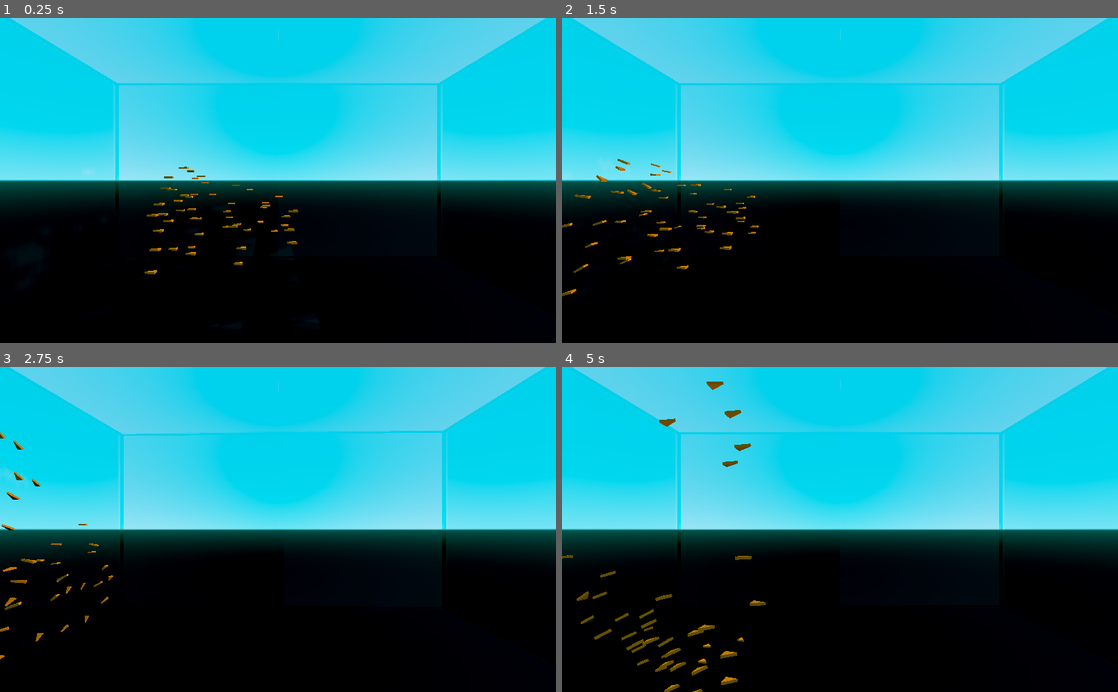
Above: before the commit, frames 1-4 (two rows, left to right).
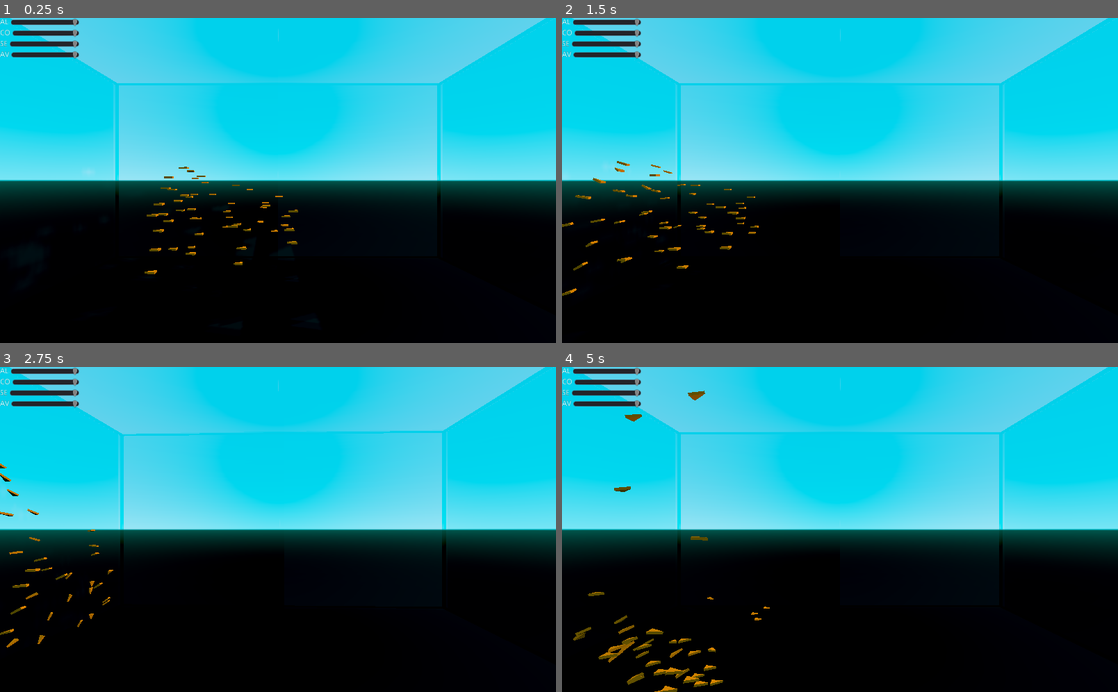
Above: after the commit, the same moments.

Repository: douwest/boids
Game: Godot game, scene res://World/World.tscn
The game is run twice, just before and just after one commit, with the same random seed, the same clock (stepped at 60 frames per second) and the same inputs.
Inputs:
- Up to frame 1 (0.25 s): no input
- Up to frame 2 (1.5 s): hold Right (ui_right) 0.53-1.28 s; hold Left (ui_left) from 1.28 s (still down)
- Up to frame 3 (2.75 s): release Left (ui_left) at 2.03 s; hold Right (ui_right) from 2.03 s (still down)
- Up to frame 4 (5 s): release Right (ui_right) at 3.53 s; hold Left (ui_left) from 3.53 s (still down)

The runs differ from the first frame. In frame 1, 0.9% of the frame differs, in the area x 0-53%, y 0-74%; in frame 2, 1.4%; in frame 3, 1.9%; in frame 4, 3.0%, in the area x 0-38%, y 0-100%.

Commit message:
added sliders for controlling boids

Diff:
--- a/Boids/Boid.gd
+++ b/Boids/Boid.gd
@@ -3,22 +3,16 @@
 
 var direction = Vector3.FORWARD
 var velocity = Vector3(-0.1,0,-1)
+var speed = 0
 
 onready var collisionRays = $CollisionRays
 onready var detectionZone = $DetectionZone
-onready var debug = $Debug
-onready var geom = $Debug/ImmediateGeometry
-onready var velocity_ray = make_ray(Vector3(0,0,0), 1, true)
 
-func _ready() -> void:
-	$Debug.add_child(velocity_ray)
-#	for n in BoidUtils.ray_directions.size():
-#		geom.begin(Mesh.PRIMITIVE_LINES)
-#		geom.add_vertex(collisionRays.transform.origin)
-#		geom.add_vertex(collisionRays.transform.origin + BoidUtils.ray_directions[n])
-#		geom.end()
+func _ready():
+	speed = (BoidProperties.min_speed + BoidProperties.max_speed) / 2
 
 func _physics_process(delta):
+	var space_state = get_world().direct_space_state
 	var acceleration = Vector3.ZERO
 	var nearby_boids = get_nearby_boids()
 
@@ -44,7 +38,7 @@
 	var cohesion_force = steer_towards(cohesion_direction) * BoidProperties.cohesion_weight
 	var alignment_force = steer_towards(alignment_direction) * BoidProperties.alignment_weight
 	var separation_force = steer_towards(separation_direction) * BoidProperties.separation_weight
-	var avoidance_force = steer_towards(avoidance(direction)) * BoidProperties.avoidance_weight
+	var avoidance_force = steer_towards(avoidance(direction, space_state)) * BoidProperties.avoidance_weight
 
 	acceleration += cohesion_force
 	acceleration += alignment_force
@@ -52,34 +46,28 @@
 	acceleration += avoidance_force
 
 	velocity += acceleration * delta
-	var speed = velocity.length()
+	var speed = velocity.length() # this is always between 0 and 1. This should be scaled\
 	direction = velocity.normalized()
 	speed = clamp(speed, BoidProperties.min_speed, BoidProperties.max_speed)
 	velocity = direction * speed
-	var turn_speed = clamp((direction * direction).length(), BoidProperties.min_turn_speed, BoidProperties.max_turn_speed)
-	velocity_ray.set_cast_to((global_transform.origin + direction) * 3)
+	move_and_collide(velocity * delta)
+	smooth_rotate(direction, 1)
 
-	"""
-	it experiences gimbal lock when it has been rotated and is pointing to the -z direction
-	"""
-	#print('avoid: ', avoidance_force, 'dir: ', direction, 'vel: ', velocity, 'turn: ', turn_speed)
-	move_and_collide(velocity * delta)
-	smooth_rotate(direction, turn_speed)
+func steer_towards(vector: Vector3) -> Vector3:
+	return vector.normalized() * BoidProperties.max_speed - velocity
 
 func smooth_rotate(dir: Vector3, turn_speed: float):
 	var target = transform.origin + dir
 	var current_basis = Quat(transform.basis)
-	var new_transform = transform.looking_at(target, Vector3.UP)
-	var new_basis = Quat(new_transform.basis)
-	var rotated_basis = current_basis.slerp(new_basis, turn_speed)
-	transform.basis = Basis(rotated_basis)
+	var rotated_transform = transform.looking_at(target, Vector3.UP)
+	var rotated_basis = Quat(rotated_transform.basis)
+	var interpolated_basis = current_basis.slerp(rotated_basis, turn_speed)
+	transform.basis = Basis(interpolated_basis)
 
-func avoidance(direction: Vector3) -> Vector3:
-	var space_state = get_world().direct_space_state
+func avoidance(direction: Vector3, space_state: PhysicsDirectSpaceState) -> Vector3:
 	var result = space_state.intersect_ray(transform.origin, transform.origin + direction * 2, [self])
 	if result:
-		#print('colliding!')
-		return get_average_unobstructed_direction()
+		return get_average_unobstructed_direction(space_state)
 	else:
 		return Vector3.ZERO
 
@@ -92,24 +80,10 @@
 			break
 	return result
 
-func steer_towards(vector: Vector3) -> Vector3:
-	return vector.normalized() * BoidProperties.max_speed - velocity
-
-func get_average_unobstructed_direction() -> Vector3:
+func get_average_unobstructed_direction(space_state: PhysicsDirectSpaceState) -> Vector3:
 	var avg := Vector3.ZERO
-	var space_state = get_world().direct_space_state
 	for dir in BoidUtils.ray_directions:
-		#print(dir)
 		var result = space_state.intersect_ray(transform.origin, transform.origin + dir, [self])
-		#print('intersect ray result: ', result)
 		if !result:
 			avg += dir
-	#print('avg: ', avg)
 	return avg
-
-#Create a ray, given a casting_position and flag it as enabled or disabled.
-func make_ray(casting_pos: Vector3, length: float, enabled: bool) -> RayCast:
-	var ray = RayCast.new()
-	ray.set_cast_to(casting_pos * length)
-	ray.set_enabled(enabled)
-	return ray
--- a/Boids/Boid.tscn
+++ b/Boids/Boid.tscn
@@ -13,7 +13,6 @@
 size = Vector3( 0.125, 0.2, 0.04 )
 
 [sub_resource type="SphereShape" id=4]
-radius = 1.23589
 
 [sub_resource type="CubeMesh" id=5]
 
--- a/Boids/BoidProperties.gd
+++ b/Boids/BoidProperties.gd
@@ -1,25 +1,13 @@
 extends Node
-
-export var min_speed: float = 2
-export var max_speed: float = 5
-
-export var min_turn_speed: float = 0.1
-export var max_turn_speed: float = .95
 
 export var num_collision_rays: int = 20
 
-export var turn_fraction: float = .5
-export var turn_speed: float = 1.0
-
-export var look_back: float = -0.5 #when to prune from z (sphere > cone raycast parameter)
+export var min_speed: float = 2
+export var max_speed: float = 4
+export var min_turn_speed: float = 0.15
+export var max_turn_speed: float = 2
 
 export var cohesion_weight: float = 1
 export var avoidance_weight: float = 1
 export var alignment_weight: float = 1
 export var separation_weight: float = 1
-
-var directions = []
-
-func _ready():
-	#Place logic for generating raysphere here
-	self.directions = []
--- a/Boids/BoidUtils.gd
+++ b/Boids/BoidUtils.gd
@@ -1,26 +1,15 @@
 extends Node
 
-var ray_directions: Array = []
+var ray_directions: Array = generate_collision_rays()
 
-func _ready():
-	generate_collision_rays()
-
-#Generate collision rays using golden ratio sunflower projection.
-#Then prune using dot product of cast position compared to transform basis of z-axis
-func generate_collision_rays_flat() -> void:
-	ray_directions.resize(BoidProperties.num_collision_rays)
+func generate_collision_rays() -> Array:
+	var result = []
+	result.resize(BoidProperties.num_collision_rays)
 	for n in BoidProperties.num_collision_rays:
-		var angle = n * 2 * PI /BoidProperties.num_collision_rays
-		ray_directions[n] = Vector3.FORWARD.rotated(Vector3(0, 1, 0), angle)
-
-#Generate collision rays using golden ratio sunflower projection.
-#Then prune using dot product of cast position compared to transform basis of z-axis
-func generate_collision_rays() -> void:
-	ray_directions.resize(BoidProperties.num_collision_rays)
-	for n in BoidProperties.num_collision_rays:
-		var phi: float = acos(1 - 2 * (n + BoidProperties.turn_fraction) / BoidProperties.num_collision_rays)
-		var theta: float = PI * (1 + pow(5, BoidProperties.turn_fraction)) * (n + BoidProperties.turn_fraction)
+		var phi: float = acos(1 - 2 * (n + 0.5) / BoidProperties.num_collision_rays)
+		var theta: float = PI * (1 + pow(5, 0.5)) * (n + 0.5)
 		var x = sin(phi) * cos(theta)
 		var y = sin(phi) * sin(theta)
 		var z = cos(phi)
-		ray_directions[n] = Vector3(x,y,z)
+		result[n] = Vector3(x,y,z)
+	return result
--- /dev/null
+++ b/World/Control.gd
@@ -0,0 +1,27 @@
+extends Control
+
+onready var alignment_slider = $VBoxContainer/Alignment/AlignmentSlider
+onready var cohesion_slider = $VBoxContainer/Cohesion/CohesionSlider
+onready var separation_slider = $VBoxContainer/Separation/SeparationSlider
+onready var avoidance_slider = $VBoxContainer/Avoidance/AvoidanceSlider
+
+func _ready():
+	alignment_slider.value = BoidProperties.alignment_weight
+	cohesion_slider.value = BoidProperties.cohesion_weight
+	separation_slider.value = BoidProperties.separation_weight
+	avoidance_slider.value = BoidProperties.avoidance_weight
+
+func _on_AlignmentSlider_value_changed(value):
+	BoidProperties.alignment_weight = value
+
+
+func _on_CohesionSlider_value_changed(value):
+	BoidProperties.cohesion_weight = value
+
+
+func _on_SeparationSlider_value_changed(value):
+	BoidProperties.separation_weight = value
+
+
+func _on_AvoidanceSlider_value_changed(value):
+	BoidProperties.avoidance_weight = value
--- a/World/World.tscn
+++ b/World/World.tscn
@@ -1,8 +1,9 @@
-[gd_scene load_steps=4 format=2]
+[gd_scene load_steps=5 format=2]
 
 [ext_resource path="res://Camera/PivotCamera.tscn" type="PackedScene" id=1]
 [ext_resource path="res://World/Statics/Cube.tscn" type="PackedScene" id=2]
 [ext_resource path="res://World/World.gd" type="Script" id=3]
+[ext_resource path="res://World/Control.gd" type="Script" id=4]
 
 [node name="World" type="Spatial"]
 script = ExtResource( 3 )
@@ -37,3 +38,113 @@
 }
 
 [node name="Pivot" parent="Cameras" instance=ExtResource( 1 )]
+
+[node name="Control" type="Control" parent="."]
+anchor_right = 1.0
+anchor_bottom = 1.0
+script = ExtResource( 4 )
+__meta__ = {
+"_edit_use_anchors_": false
+}
+
+[node name="VBoxContainer" type="VBoxContainer" parent="Control"]
+margin_right = 146.0
+margin_bottom = 76.0
+__meta__ = {
+"_edit_use_anchors_": false
+}
+
+[node name="Alignment" type="HBoxContainer" parent="Control/VBoxContainer"]
+margin_right = 146.0
+margin_bottom = 16.0
+
+[node name="AlignmentLabel" type="Label" parent="Control/VBoxContainer/Alignment"]
+margin_top = 1.0
+margin_right = 16.0
+margin_bottom = 15.0
+text = "AL"
+
+[node name="AlignmentSlider" type="HSlider" parent="Control/VBoxContainer/Alignment"]
+margin_left = 20.0
+margin_right = 146.0
+margin_bottom = 16.0
+size_flags_horizontal = 3
+max_value = 1.0
+step = 0.01
+value = 1.0
+__meta__ = {
+"_edit_use_anchors_": false
+}
+
+[node name="Cohesion" type="HBoxContainer" parent="Control/VBoxContainer"]
+margin_top = 20.0
+margin_right = 146.0
+margin_bottom = 36.0
+
+[node name="CohesionLabel" type="Label" parent="Control/VBoxContainer/Cohesion"]
+margin_top = 1.0
+margin_right = 19.0
+margin_bottom = 15.0
+text = "CO"
+
+[node name="CohesionSlider" type="HSlider" parent="Control/VBoxContainer/Cohesion"]
+margin_left = 23.0
+margin_right = 146.0
+margin_bottom = 16.0
+size_flags_horizontal = 3
+max_value = 1.0
+step = 0.01
+value = 1.0
+__meta__ = {
+"_edit_use_anchors_": false
+}
+
+[node name="Separation" type="HBoxContainer" parent="Control/VBoxContainer"]
+margin_top = 40.0
+margin_right = 146.0
+margin_bottom = 56.0
+
+[node name="SeparationLabel" type="Label" parent="Control/VBoxContainer/Separation"]
+margin_top = 1.0
+margin_right = 14.0
+margin_bottom = 15.0
+text = "SE"
+
+[node name="SeparationSlider" type="HSlider" parent="Control/VBoxContainer/Separation"]
+margin_left = 18.0
+margin_right = 146.0
+margin_bottom = 16.0
+size_flags_horizontal = 3
+max_value = 1.0
+step = 0.1
+value = 1.0
+__meta__ = {
+"_edit_use_anchors_": false
+}
+
+[node name="Avoidance" type="HBoxContainer" parent="Control/VBoxContainer"]
+margin_top = 60.0
+margin_right = 146.0
+margin_bottom = 76.0
+
+[node name="AvoidanceLabel" type="Label" parent="Control/VBoxContainer/Avoidance"]
+margin_top = 1.0
+margin_right = 17.0
+margin_bottom = 15.0
+text = "AV"
+
+[node name="AvoidanceSlider" type="HSlider" parent="Control/VBoxContainer/Avoidance"]
+margin_left = 21.0
+margin_right = 146.0
+margin_bottom = 16.0
+size_flags_horizontal = 3
+max_value = 1.0
+step = 0.1
+value = 1.0
+__meta__ = {
+"_edit_use_anchors_": false
+}
+[connection signal="value_changed" from="Control/VBoxContainer/Alignment/AlignmentSlider" to="Control" method="_on_AlignmentSlider_value_changed"]
+[connection signal="value_changed" from="Control/VBoxContainer/Cohesion/CohesionSlider" to="Control" method="_on_CohesionSlider_value_changed"]
+[connection signal="value_changed" from="Control/VBoxContainer/Separation/SeparationSlider" to="Control" method="_on_SeparationSlider_value_changed"]
+[connection signal="value_changed" from="Control/VBoxContainer/Avoidance/AvoidanceSlider" to="Control" method="_on_AvoidanceSlider_value_changed"]
